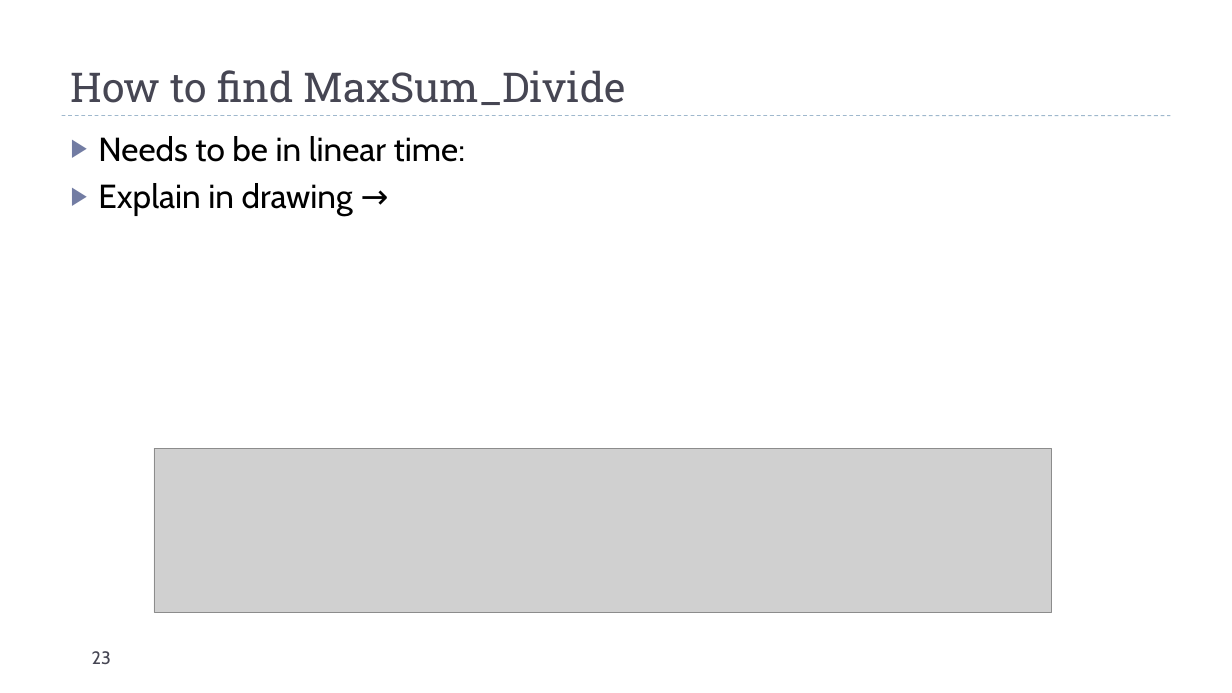
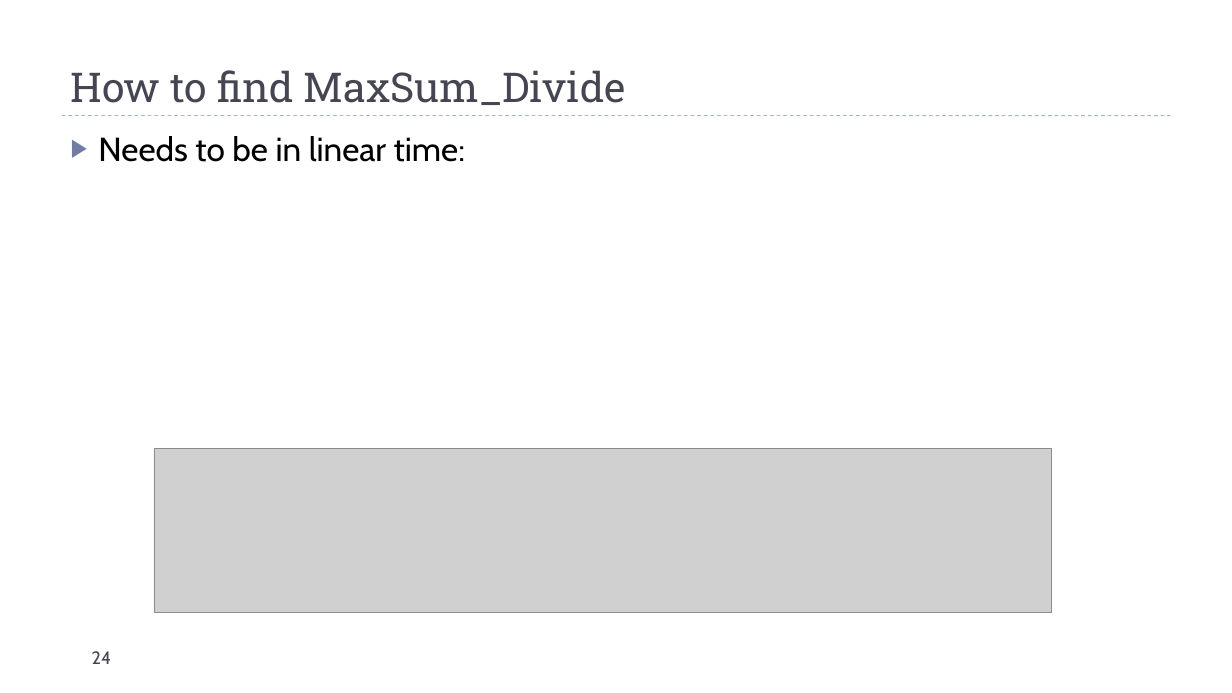
Before and after one commit to markfloryan/dsa2, a slide deck: slide 24 of slides/03-DivConIntro.pptx (slide 23 before the commit). Drawn at 1232x693 pixels with LibreOffice and Linux fonts; fonts in the diff are those of the drawing; grey boxes stand for pictures. Boxes give left, top, right and bottom in pixels: in the first picture for what was removed or moved away, otherwise in the second. Text is boxed around its words. In the diff, an @@ line names an element or a change of style, - is before the commit and + after.

```diff
--- a/slides/03-DivConIntro.pptx
+++ b/slides/03-DivConIntro.pptx
@@ text at <box>98,183,353,217</box>: paragraph removed @@
-▶ Explain in drawing →
@@ page number at <box>92,651,111,664</box>: text changed @@
-23
+24
```
Also in this commit, not shown: 1 other slide changed, 6 slides added, 1 slide removed, 3 other files.
